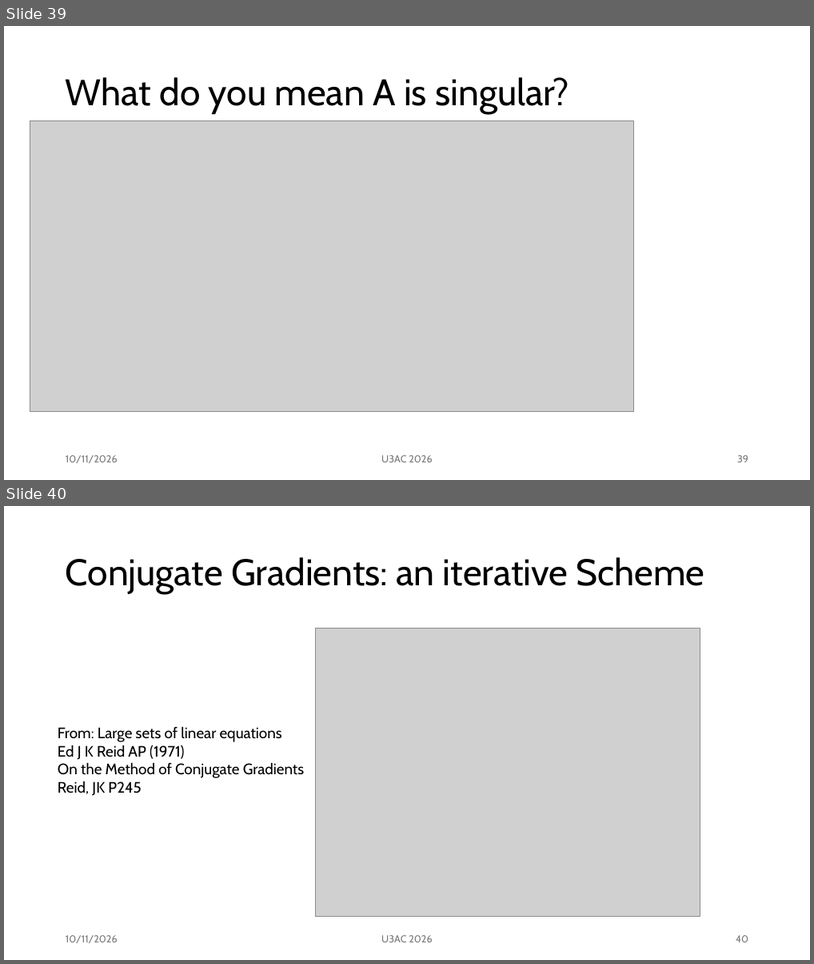
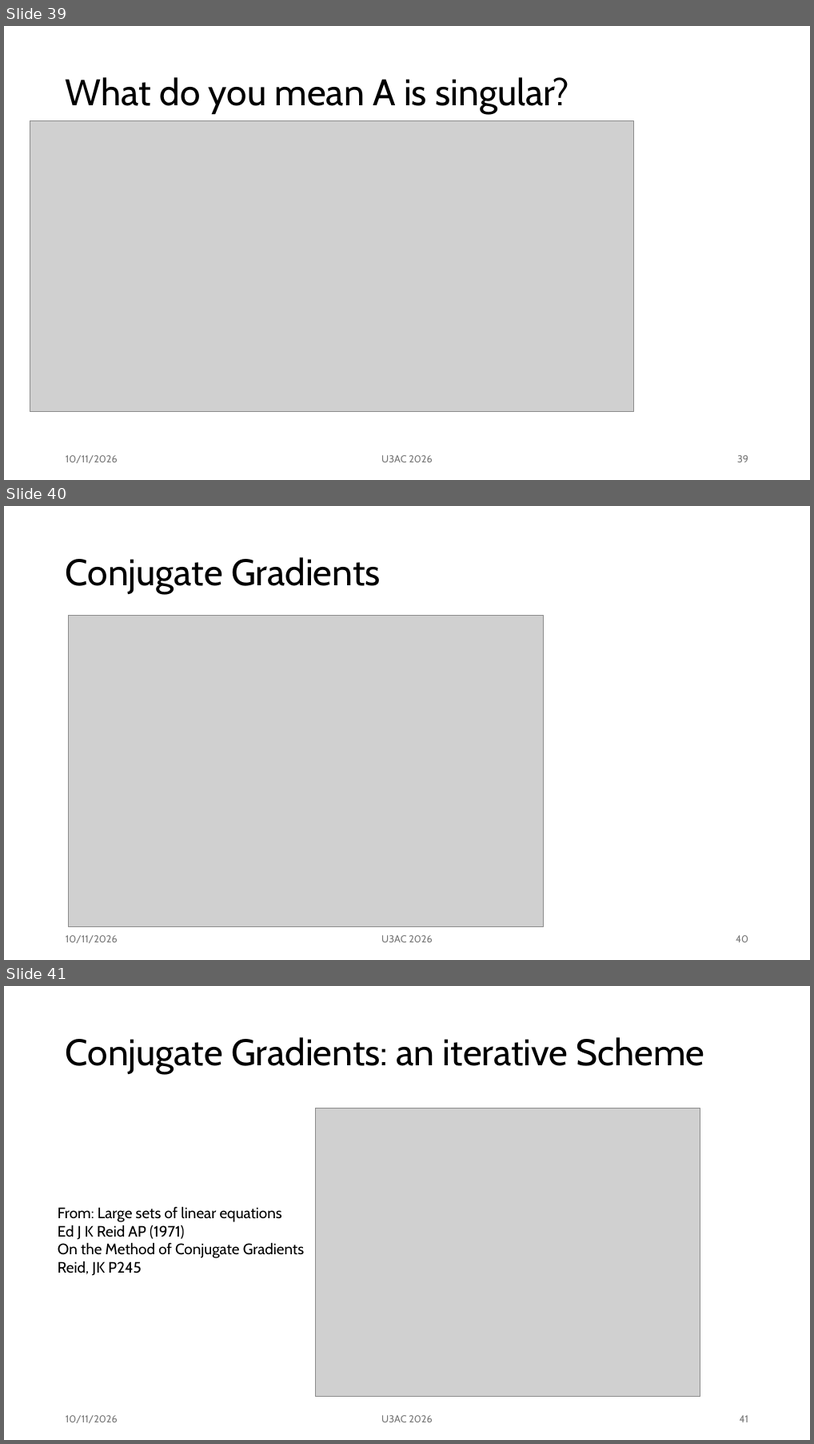
Before and after one commit to mm002a/U3AC, a slide deck: MTH04/U3AC.Lec2.pptx. Shown one above the other, each under a label of ours: slides 39 and 40 before the commit, slides 39, 40 and 41 after it. The pictures are 814x964 and 814x1444 pixels, drawn with LibreOffice and Linux fonts; fonts in the diff are those of the drawing; grey boxes stand for pictures. Boxes give left, top, right and bottom in pixels: in the first picture for what was removed or moved away, otherwise in the second. Text is boxed around its words. In the diff, an @@ line names an element or a change of style, - is before the commit and + after.

Commit message:
Update U3AC.Lec2.pptx
Included definition of CG

```diff
--- a/MTH04/U3AC.Lec2.pptx
+++ b/MTH04/U3AC.Lec2.pptx
@@ slide 40 added at (x1=4, y1=506, x2=810, y2=960), background #FFFFFF @@
@@ title added at (x1=66, y1=557, x2=381, y2=594), 44 pt, text #000000 @@
+Conjugate Gradients
@@ picture added at (x1=69, y1=615, x2=544, y2=927) @@
@@ text added at (x1=66, y1=935, x2=118, y2=943), 12 pt, text #797979 @@
+10/11/2026
@@ text added at (x1=382, y1=935, x2=432, y2=942), 12 pt, text #797979 @@
+U3AC 2026
@@ page number added at (x1=736, y1=935, x2=749, y2=942), 12 pt, text #797979 @@
+40
@@ what was slide 40 is now slide 41 @@
@@ page number at (x1=740, y1=1415, x2=749, y2=1422): text changed @@
-40
+41
```
